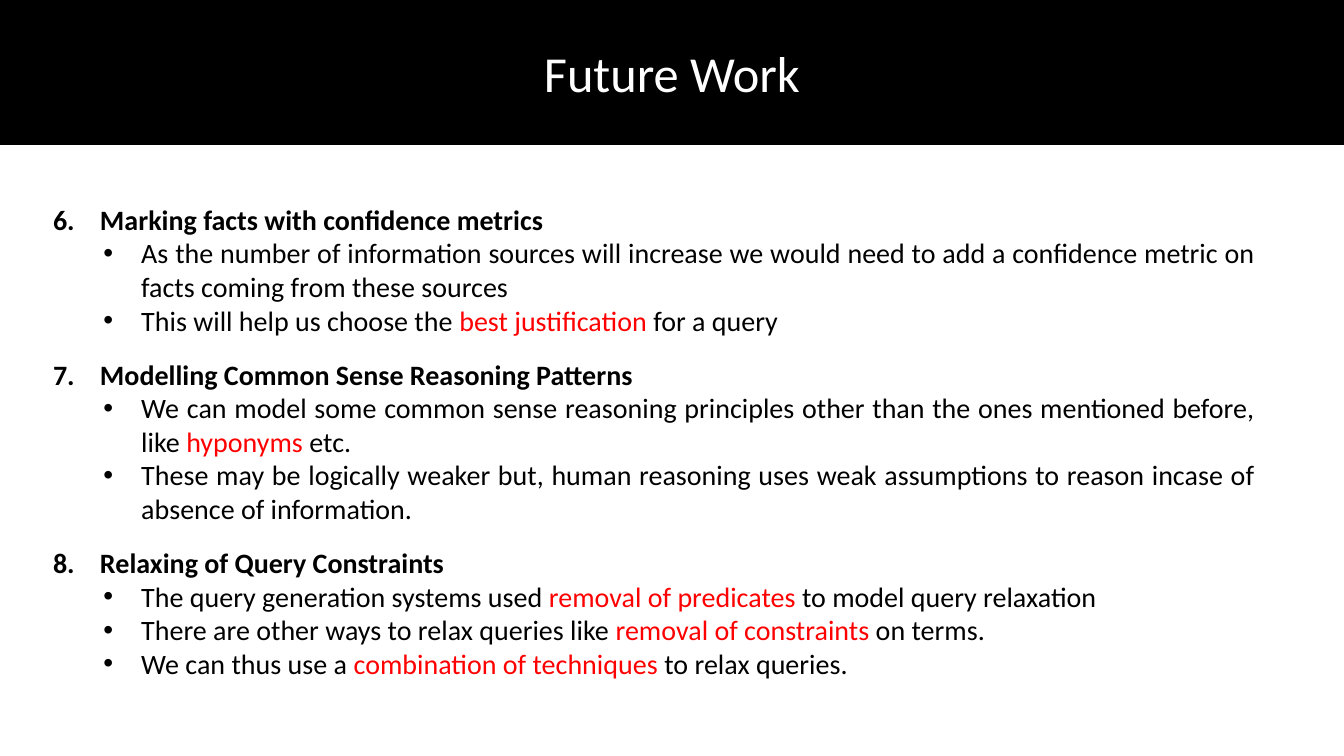
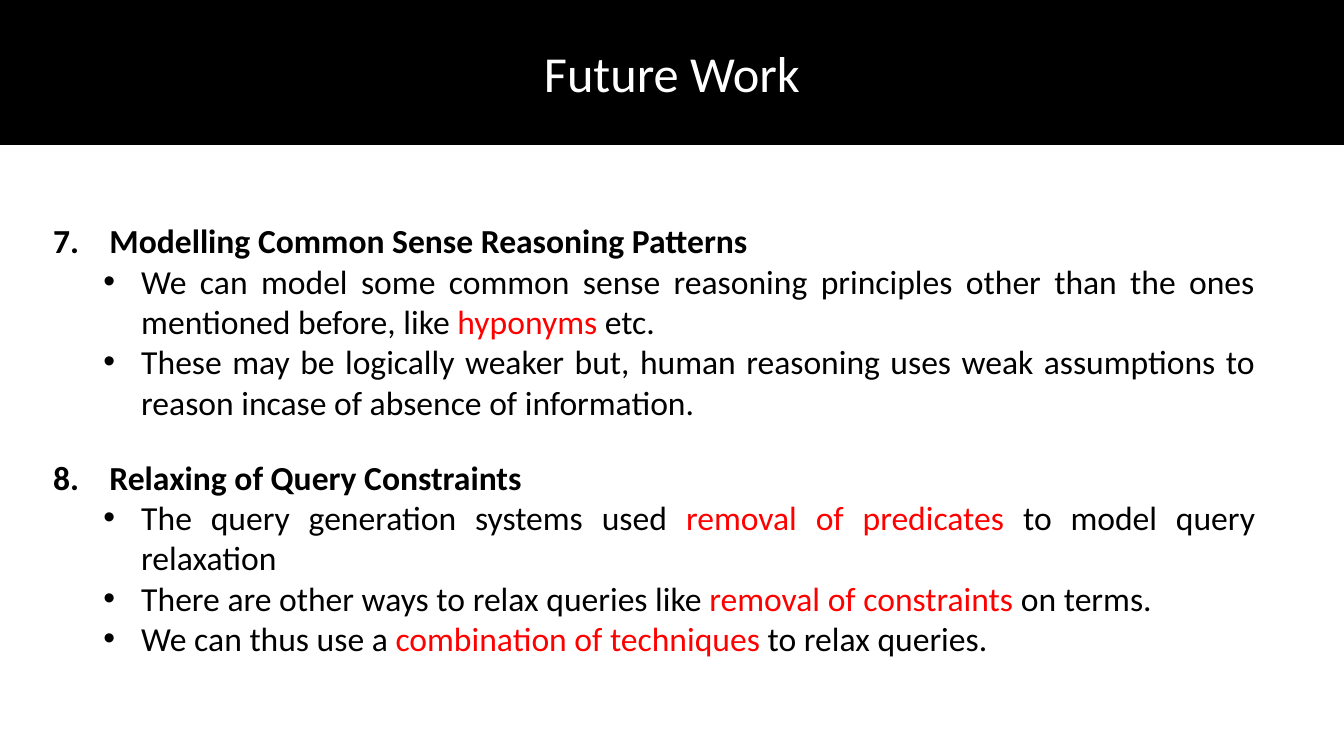
Before and after one commit to DhruvaPendharkar/thesis-project, a slide deck: slide 49 of Notes/ThesisPresentation.pptx (slide 43 before the commit). Drawn at 1344x756 pixels with LibreOffice and Linux fonts; fonts in the diff are those of the drawing. Boxes give left, top, right and bottom in pixels: in the first picture for what was removed or moved away, otherwise in the second. Text is boxed around its words. In the diff, an @@ line names an element or a change of style, - is before the commit and + after.

```diff
--- a/Notes/ThesisPresentation.pptx
+++ b/Notes/ThesisPresentation.pptx
@@ text "7. Modelling Common Sense Reasoning ..." at (x1=53, y1=229, x2=1255, y2=416): size 20 to 24 pt @@
@@ text "7. Modelling Common Sense Reasoning ..." moved from (x1=53, y1=365, x2=1255, y2=520) to (x1=53, y1=229, x2=1255, y2=416) @@
@@ text removed at (x1=53, y1=210, x2=1255, y2=336) @@
-6. Marking facts with confidence metrics
-  • As the number of information sources will increase we would need to add a confidence metric on facts coming from these sources
-  • This will help us choose the best justification for a query
@@ text "8. Relaxing of Query Constraints" moved from (x1=53, y1=553, x2=1096, y2=679) to (x1=53, y1=466, x2=1255, y2=657) @@
@@ text "8. Relaxing of Query Constraints" at (x1=53, y1=466, x2=1255, y2=657): size 20 to 24 pt @@
```
Also in this commit, not shown: 14 other slides changed, 8 slides added, 1 slide removed.
